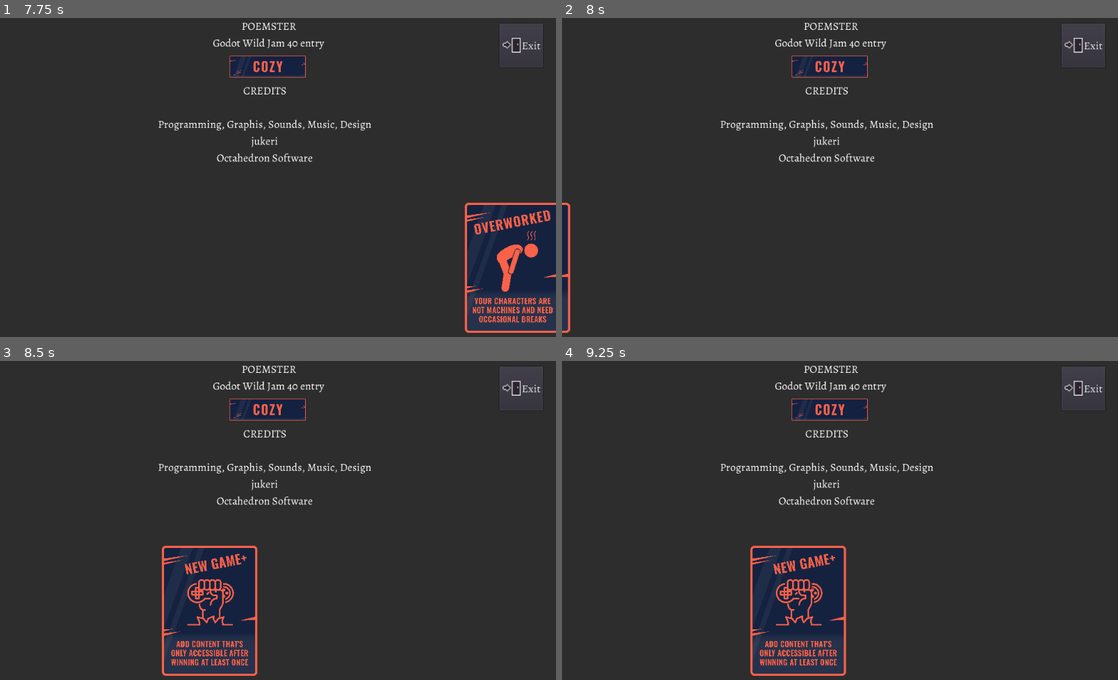
Above: before the commit, frames 1-4 (two rows, left to right).
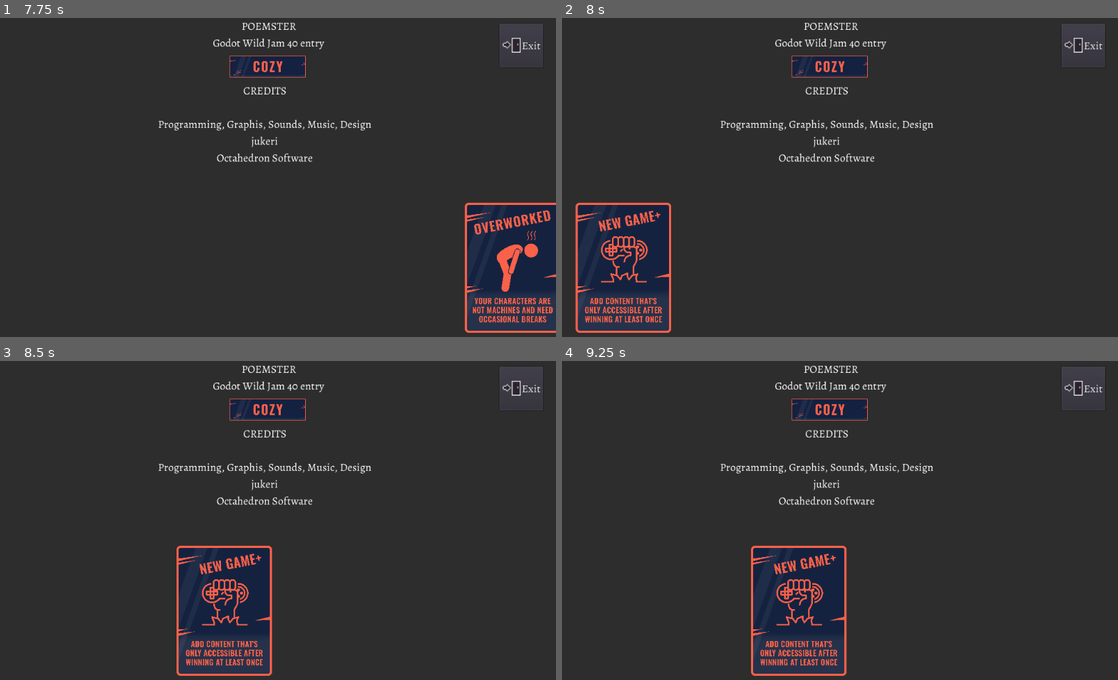
Above: after the commit, the same moments.

Repository: Johuotar/Poemster
Game: Godot game, scene res://Scenes/Credits.tscn
Same seed, same stepped clock (60 frames per second), same inputs: the game is played once before the commit and once after it. This scene is started directly instead of the project's main scene.
Inputs:
- Up to frame 1 (7.75 s): no input
- Up to frame 2 (8 s): no input
- Up to frame 3 (8.5 s): no input
- Up to frame 4 (9.25 s): no input

Frame 1 is identical in both runs. In frame 2, 7.4% of the frame differs, in the area x 0-20%, y 57-99%; in frame 3, 4.2%; in frame 4, 1.3%.

Commit message:
improvements to credits code

Diff:
--- a/Scenes/ChallengeCard.gd
+++ /dev/null
@@ -1,6 +0,0 @@
-extends TextureRect
-
-var startXPos
-
-func _ready():
-	startXPos = self.rect_position.x
--- a/Scenes/ChallengeCard.tscn
+++ b/Scenes/ChallengeCard.tscn
@@ -1,7 +1,6 @@
-[gd_scene load_steps=3 format=2]
+[gd_scene load_steps=2 format=2]
 
 [ext_resource path="res://Assets/Godot Wild Jam 40 icons/overworked.png" type="Texture" id=1]
-[ext_resource path="res://Scenes/ChallengeCard.gd" type="Script" id=2]
 
 [node name="ChallengeCard" type="TextureRect"]
 margin_left = -178.0
@@ -10,7 +9,6 @@
 margin_bottom = 1552.0
 rect_scale = Vector2( 0.2, 0.2 )
 texture = ExtResource( 1 )
-script = ExtResource( 2 )
 __meta__ = {
 "_edit_use_anchors_": false
 }
--- a/Scenes/Credits.gd
+++ b/Scenes/Credits.gd
@@ -7,10 +7,12 @@
 export (Curve) var cardSpeedCurve
 var moveAmount
 var viewportX = OS.window_size.x
+var cardStartX = null
 
 func _ready():
 	for card in carousel.get_children():
 		cards.append(card)
+		cardStartX = card.rect_position.x
 	active_card = cards[card_index]
 
 func _process(delta):
@@ -19,7 +21,7 @@
 		if moveAmount < 5:
 			moveAmount = 0.5
 		if active_card.rect_position.x > viewportX + 1:
-			active_card.rect_position.x = active_card.startXPos
+			active_card.rect_position.x = cardStartX
 			 # TODO: FIX: cards dont stay in sync and will begin overlapping
 			if !card_index + 1 == cards.size():
 				card_index += 1
--- a/Scenes/Credits.tscn
+++ b/Scenes/Credits.tscn
@@ -72,13 +72,9 @@
 [node name="ChallengeCard" parent="Carousel" instance=ExtResource( 3 )]
 
 [node name="ChallengeCard2" parent="Carousel" instance=ExtResource( 3 )]
-margin_left = -444.0
-margin_right = 437.0
 texture = ExtResource( 5 )
 
 [node name="ChallengeCard3" parent="Carousel" instance=ExtResource( 3 )]
-margin_left = -666.0
-margin_right = 215.0
 texture = ExtResource( 6 )
 
 [node name="ExitBtn" type="Button" parent="."]
